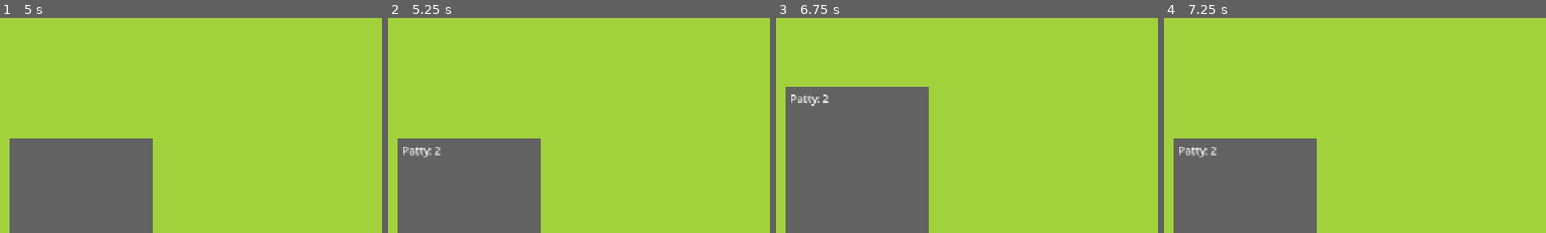
Above: before the commit, frames 1-4 (left to right).
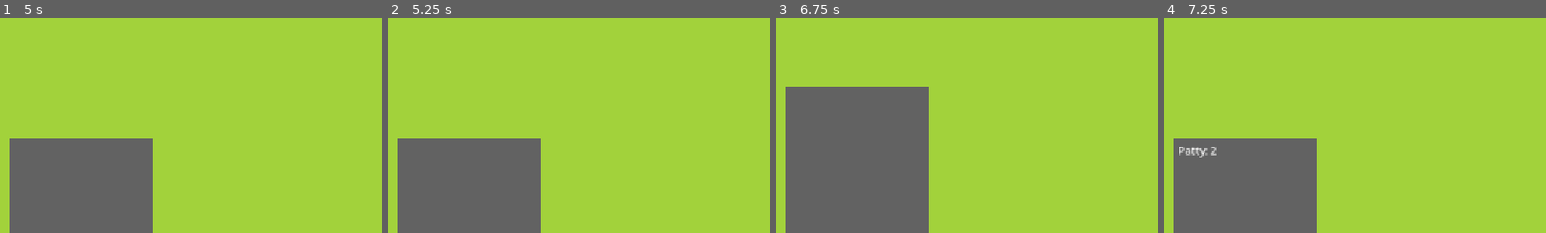
Above: after the commit, the same moments.

Repository: diceysnikey/untitled-kitchen-horror-game
Game: Godot game, scene res://scenes/game.tscn
The game is run twice, just before and just after one commit, with the same random seed, the same clock (stepped at 60 frames per second) and the same inputs.
Inputs (mouse positions are % of the whole screen's width and height, from its top left):
- Up to frame 1 (5 s): click (63, 85) at 0.5 s; click (63, 85) at 1.25 s; click (63, 85) at 2 s; tap Enter at 2.75, 4.25 s; move the mouse to (11, 16) at 2.77 s; press the mouse at (11, 16) at 2.78 s; tap Space at 3.5 s; move the mouse to (11, 16) at 3.52 s; release the mouse at (11, 16) at 3.53 s; tap S (LookDown) at 3.6 s; move the mouse to (60, 28) at 4.27 s; tap W (LookUp) at 4.35 s
- Up to frame 2 (5.25 s): tap Space at 5 s; move the mouse to (45, 70) at 5.02 s; click (45, 70) at 5.1 s
- Up to frame 3 (6.75 s): tap Enter at 5.75 s; move the mouse to (80, 65) at 5.77 s; tap S (LookDown) at 5.85 s; move the mouse to (20, 35) at 6.52 s; tap W (LookUp) at 6.6 s
- Up to frame 4 (7.25 s): no input
The pictures show only the part of the screen within x 0-50%, y 27-77%; the shares and areas given below are measured in that part.

Frame 1 is identical in both runs. In frame 2, 0.2% of the frame differs, in the area x 4-14%, y 60-65%; in frame 3, 0.2%; in frame 4, nothing differs.

Commit message:
very tiny misc improvements

Diff:
--- a/scripts/delivery_pipe.gd
+++ b/scripts/delivery_pipe.gd
@@ -4,7 +4,7 @@
 	var order = OrderEntry.new()
 	order.value = 0
 	var items = get_overlapping_areas()
-	for item in items.filter(func(i): return i.get_parent().is_in_group("Patty")):
+	for item in items.filter(func(i): return i.get_parent().is_in_group("eatable")):
 		order.value += 1
 	order.name = "Patty"
 	Signalbus.order_submitted.emit(order)
--- a/scripts/monitor.gd
+++ b/scripts/monitor.gd
@@ -3,17 +3,17 @@
 var displayedOrders = []
 
 func _add_order_to_list(order: OrderEntry) -> void:
-	displayedOrders.append([order.name, order.value])
+	displayedOrders.append(order)
 	_refresh_order_list()
 
 func _remove_order_from_list(order: OrderEntry) -> void:
-	displayedOrders.erase([order.name, order.value])
+	displayedOrders.erase(order)
 	_refresh_order_list()
 
 func _refresh_order_list() -> void:
 	$RichTextLabel.text = ""
 	for order in displayedOrders:
-		$RichTextLabel.append_text(order[0] + ": " + str(order[1]))
+		$RichTextLabel.append_text(order.name + ": " + str(order.value))
 		$RichTextLabel.newline()
 
 func _ready() -> void:
--- a/scripts/order_system.gd
+++ b/scripts/order_system.gd
@@ -3,7 +3,7 @@
 var activeOrders := []
 
 func _turn_active() -> void:
-	$Timer.start(5)
+	$Timer.start(randf_range(5, 10))
 func _turn_inactive() -> void:
 	$Timer.stop()
 func _add_order() -> void:
